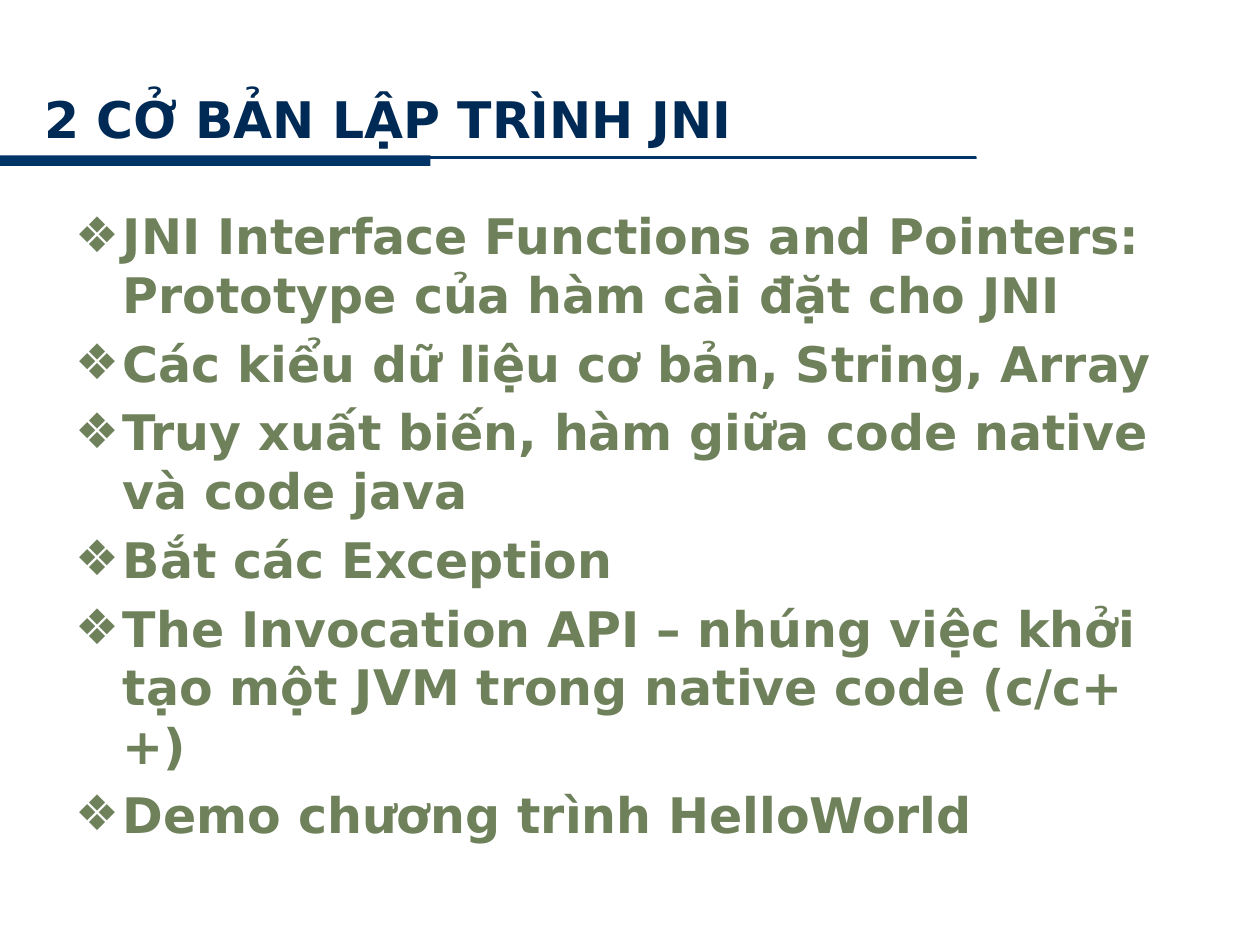
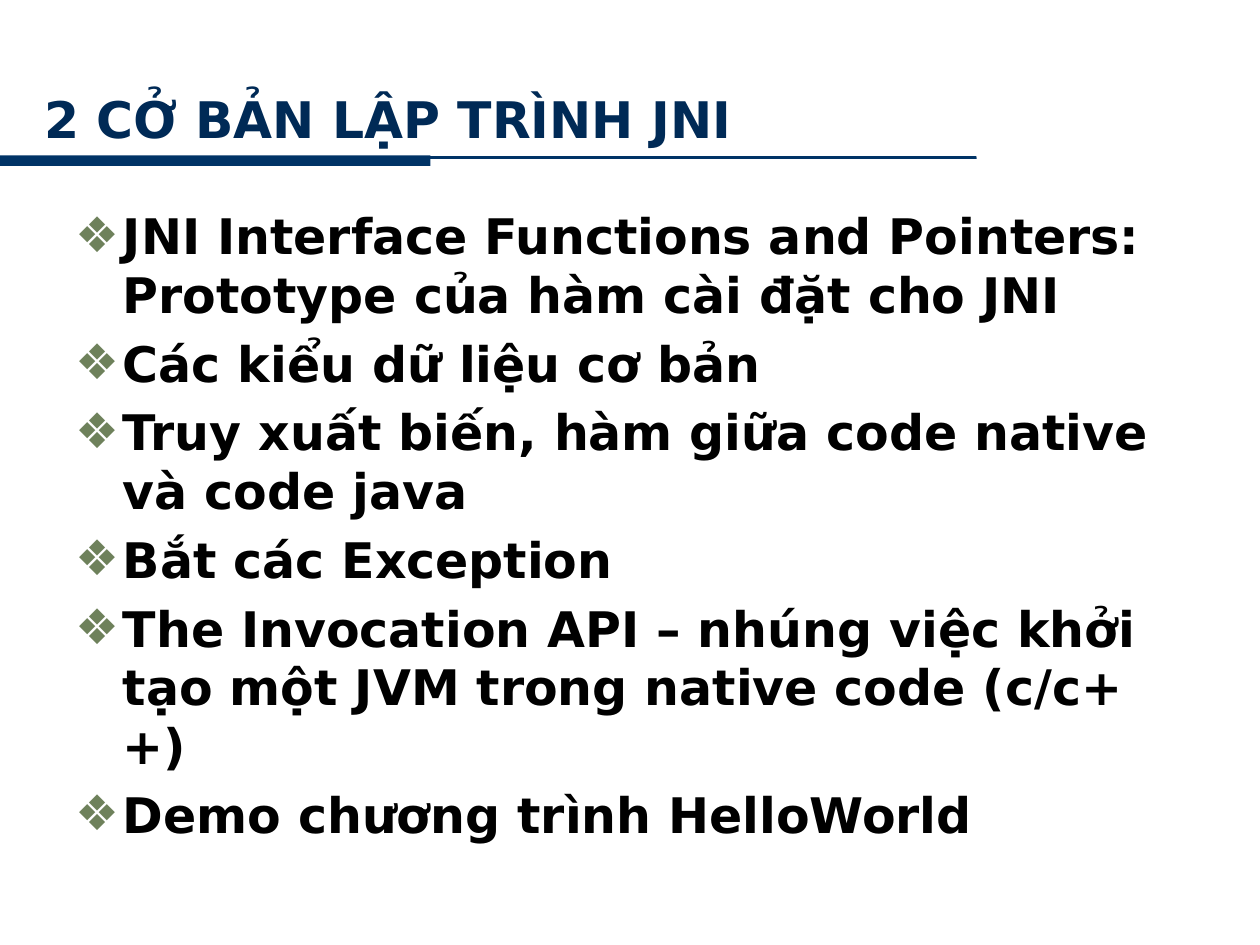
Before and after one commit to minhkhanh/UofS-Java, a slide deck: slide 8 of Seminar_JNI/Slide_00.pptx. Drawn at 1260x945 pixels with LibreOffice and Linux fonts; fonts in the diff are those of the drawing; background and template pictures are left out. Boxes give left, top, right and bottom in pixels: in the first picture for what was removed or moved away, otherwise in the second. Text is boxed around its words. In the diff, an @@ line names an element or a change of style, - is before the commit and + after.

```diff
--- a/Seminar_JNI/Slide_00.pptx
+++ b/Seminar_JNI/Slide_00.pptx
@@ text at [123, 216, 1147, 844]: text colour #6E815B to #000000 @@
@@ text at [123, 342, 760, 393]: text changed; text colour #6E815B to #000000 @@
-❖ Các kiểu dữ liệu cơ bản, String, Array
+❖ Các kiểu dữ liệu cơ bản
```
Also in this commit, not shown: 13 other slides changed, 3 slides added.
